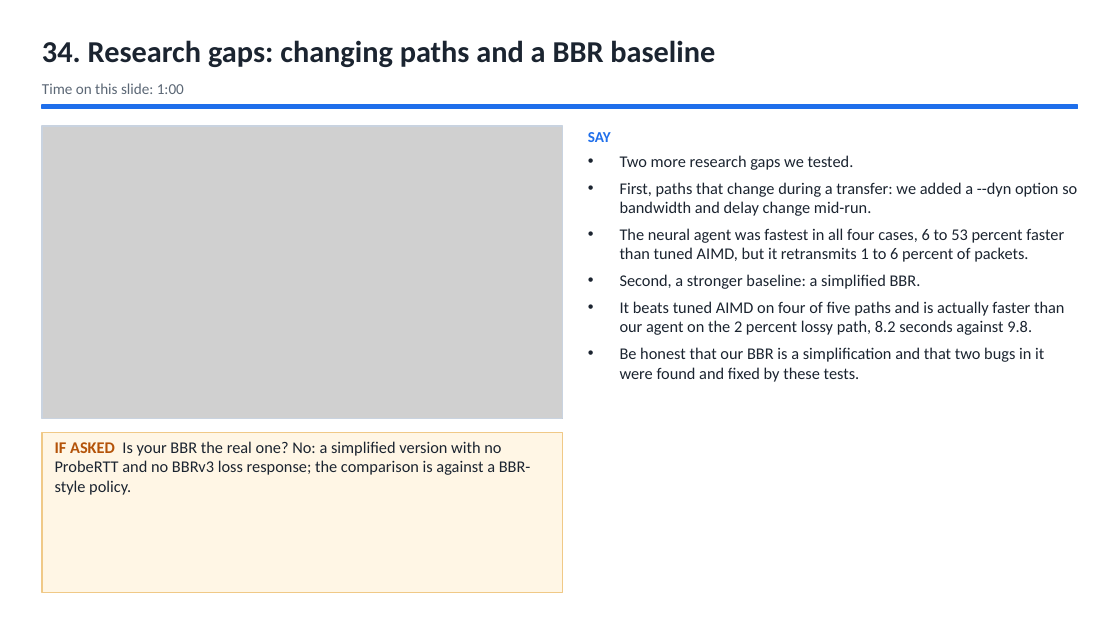
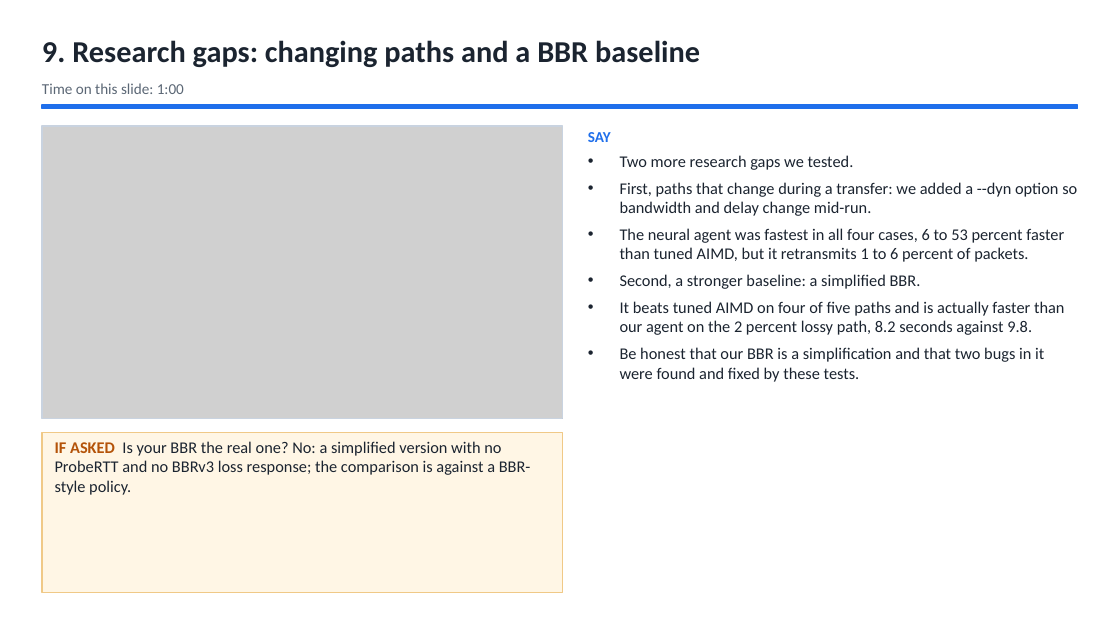
Before and after one commit to Capsturrrr/REPLIC, a slide deck: slide 11 of docs/final/RUDP_Host_Guide.pptx (slide 36 before the commit). Drawn at 1120x630 pixels with LibreOffice and Linux fonts; fonts in the diff are those of the drawing; grey boxes stand for pictures. Boxes give left, top, right and bottom in pixels: in the first picture for what was removed or moved away, otherwise in the second. Text is boxed around its words. In the diff, an @@ line names an element or a change of style, - is before the commit and + after.

```diff
--- a/docs/final/RUDP_Host_Guide.pptx
+++ b/docs/final/RUDP_Host_Guide.pptx
@@ text at <box>42,40,700,67</box>: text changed @@
-34. Research gaps: changing paths and a BBR baseline
+9. Research gaps: changing paths and a BBR baseline
```
Also in this commit, not shown: 36 other slides changed, 3 slides added, 6 other files.
